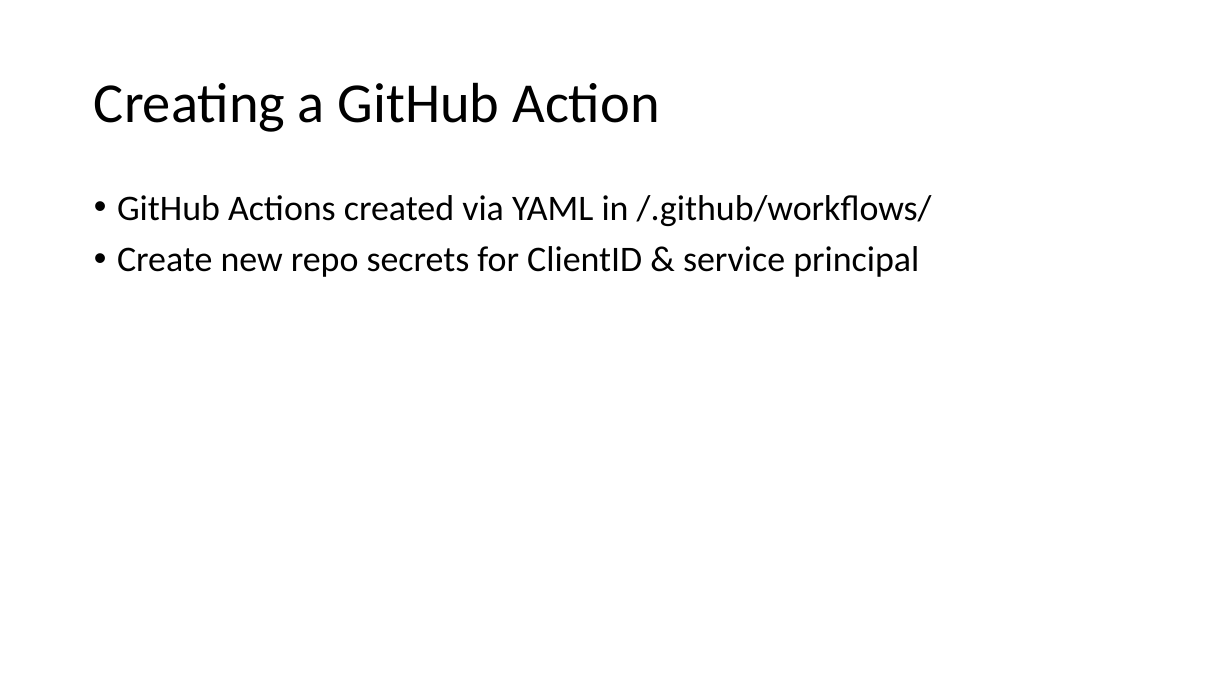
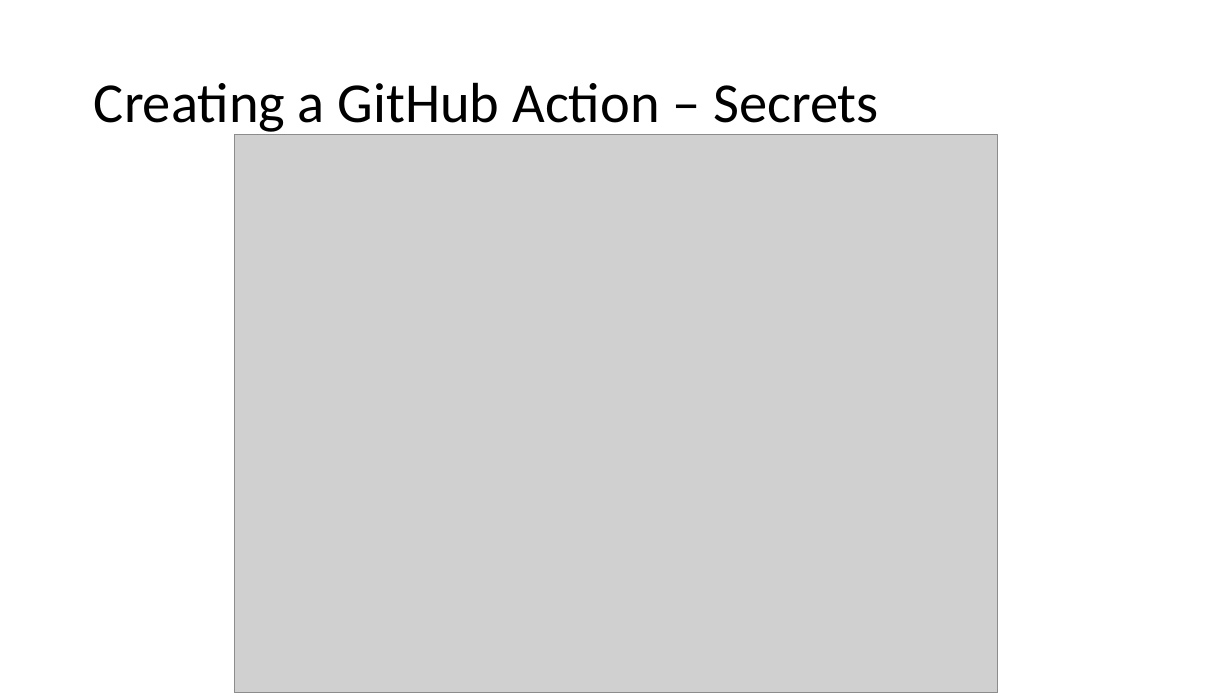
Before and after one commit to solliancenet/precon-synapse-power-bi, a slide deck: slide 27 of Slides/02 - Synapse Development.pptx (slide 23 before the commit). Drawn at 1232x693 pixels with LibreOffice and Linux fonts; fonts in the diff are those of the drawing; grey boxes stand for pictures. Boxes give left, top, right and bottom in pixels: in the first picture for what was removed or moved away, otherwise in the second. Text is boxed around its words. In the diff, an @@ line names an element or a change of style, - is before the commit and + after.

Commit message:
Slide updates

```diff
--- a/Slides/02 - Synapse Development.pptx
+++ b/Slides/02 - Synapse Development.pptx
@@ title at box(94, 82, 879, 135): text changed @@
-Creating a GitHub Action
+Creating a GitHub Action – Secrets
@@ picture added at box(234, 135, 998, 693) @@
@@ text removed at box(117, 195, 932, 277) @@
-• GitHub Actions created via YAML in /.github/workflows/
-• Create new repo secrets for ClientID & service principal
```
Also in this commit, not shown: 2 other slides changed, 8 slides added, 1 slide removed, 1 other file.
